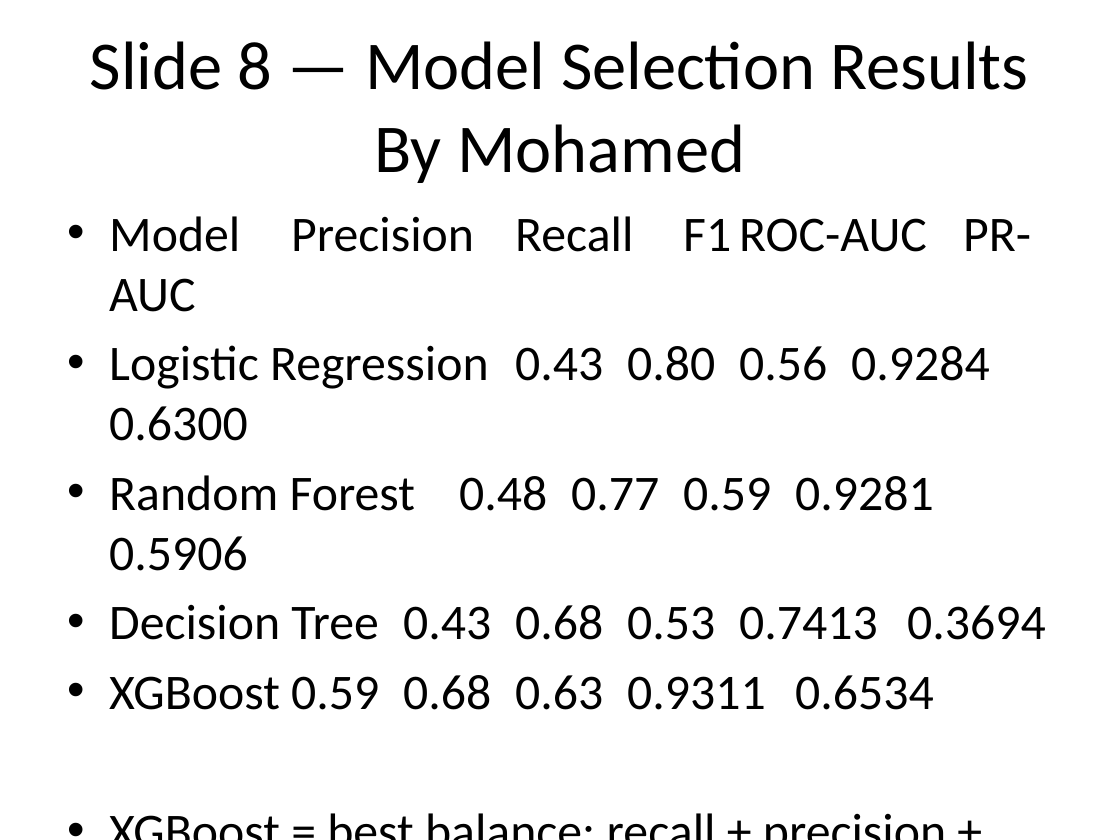
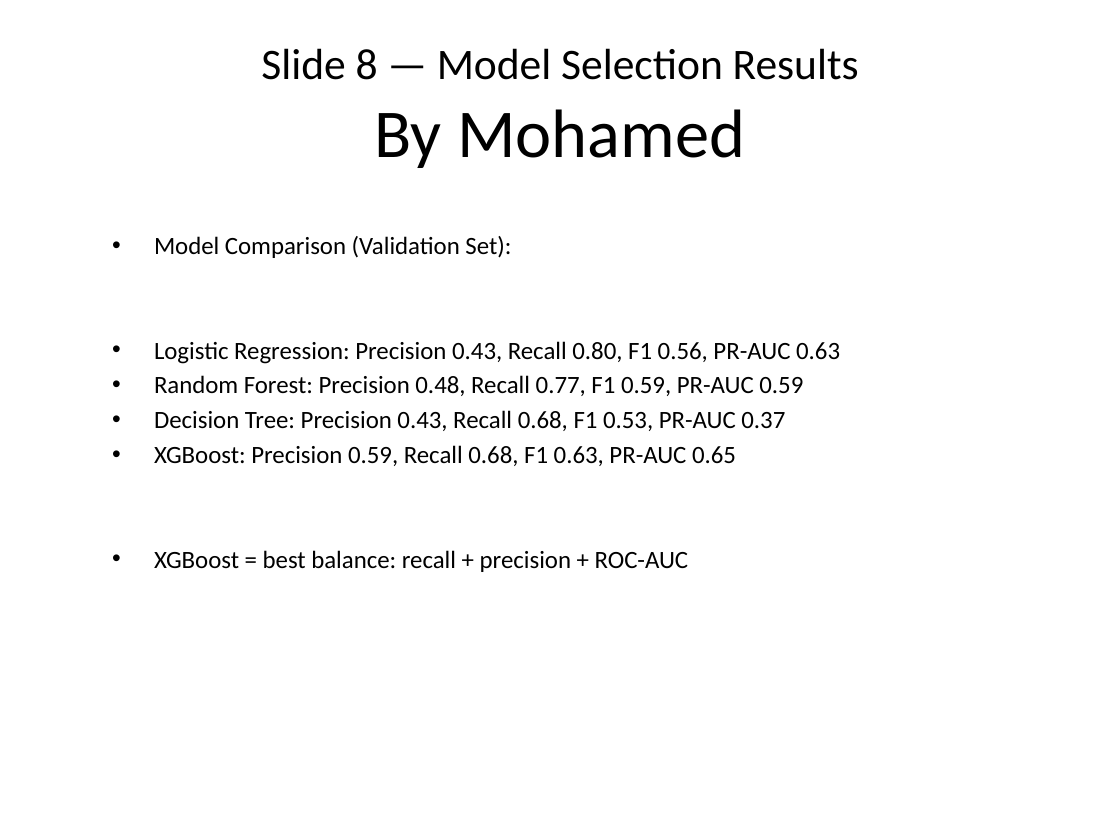
Before and after one commit to mohamedosamaa428/fraud_detection_project, a slide deck: slide 9 of reports/presentation.pptx. Drawn at 1120x840 pixels with LibreOffice and Linux fonts; fonts in the diff are those of the drawing. Boxes give left, top, right and bottom in pixels: in the first picture for what was removed or moved away, otherwise in the second. Text is boxed around its words. In the diff, an @@ line names an element or a change of style, - is before the commit and + after.

Commit message:
fixed powerpoint

```diff
--- a/reports/presentation.pptx
+++ b/reports/presentation.pptx
@@ title at (x1=261, y1=48, x2=859, y2=80): size 44 to 28 pt in "Slide 8 — Model Selection Results" @@
@@ text at (x1=154, y1=236, x2=840, y2=466): text changed; size 32 to 16 pt @@
-• Model Precision Recall F1 ROC-AUC PR-AUC
-• Logistic Regression 0.43 0.80 0.56 0.9284 0.6300
-• Random Forest 0.48 0.77 0.59 0.9281 0.5906
-• Decision Tree 0.43 0.68 0.53 0.7413 0.3694
-• XGBoost 0.59 0.68 0.63 0.9311 0.6534
+• Model Comparison (Validation Set):
+• Logistic Regression: Precision 0.43, Recall 0.80, F1 0.56, PR-AUC 0.63
+• Random Forest: Precision 0.48, Recall 0.77, F1 0.59, PR-AUC 0.59
+• Decision Tree: Precision 0.43, Recall 0.68, F1 0.53, PR-AUC 0.37
+• XGBoost: Precision 0.59, Recall 0.68, F1 0.63, PR-AUC 0.65
@@ text at (x1=154, y1=550, x2=689, y2=572): size 32 to 16 pt in "XGBoost = best balance: recall + precision ..."; less space between paragraphs @@
```
Also in this commit, not shown: 13 other slides changed, 1 other file.
